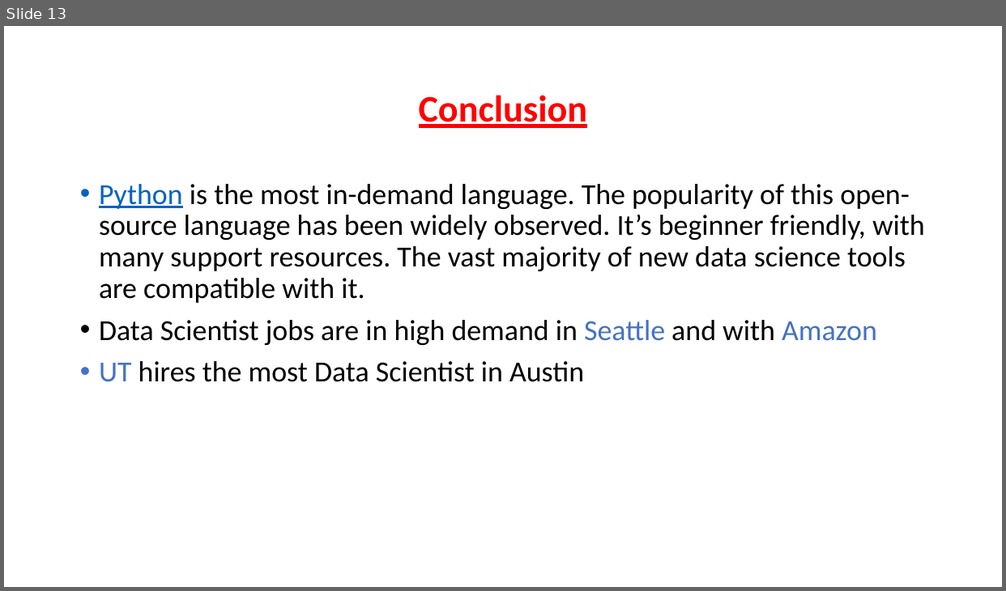
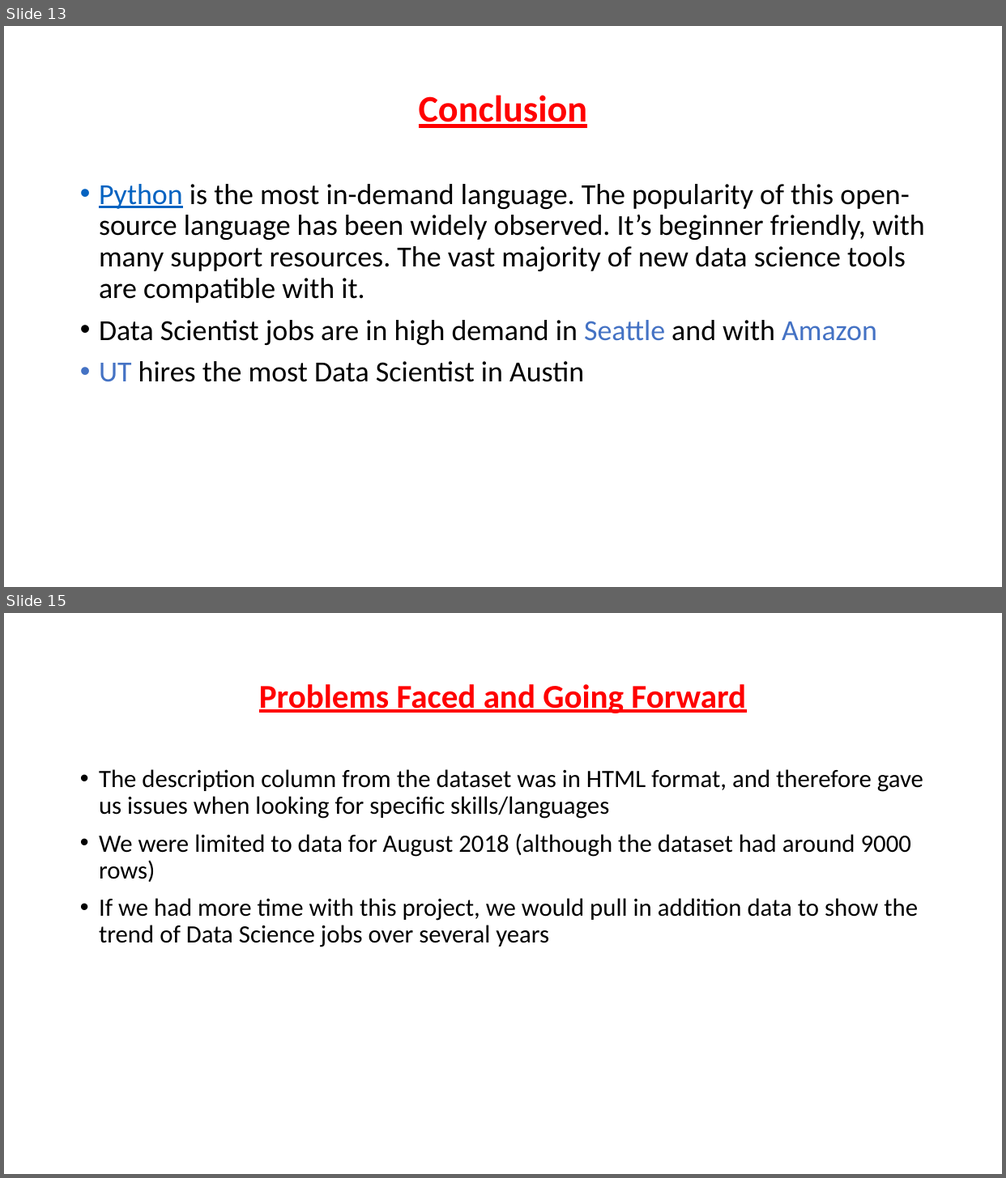
Before and after one commit to tjgrafft/DataScienceJobs_Project, a slide deck: presentation/Presentation.pptx. Shown one above the other, each under a label of ours: slide 13 before the commit, slides 13 and 15 after it; the slides between them are not shown. The pictures are 1006x591 and 1006x1178 pixels, drawn with LibreOffice and Linux fonts; fonts in the diff are those of the drawing. Boxes give left, top, right and bottom in pixels: in the first picture for what was removed or moved away, otherwise in the second. Text is boxed around its words. In the diff, an @@ line names an element or a change of style, - is before the commit and + after.

```diff
--- a/presentation/Presentation.pptx
+++ b/presentation/Presentation.pptx
@@ slide 15 added at <box>4,613,1002,1174</box>, background #FFFFFF @@
@@ title added at <box>259,684,746,713</box>, 32 pt, text #FF0000, bold, underline @@
+Problems Faced and Going Forward
@@ text added at <box>99,769,923,948</box>, 24 pt, text #000000 @@
+• The description column from the dataset was in HTML format, and therefore gave us issues when looking for specific skills/languages
+• We were limited to data for August 2018 (although the dataset had around 9000 rows)
+• If we had more time with this project, we would pull in addition data to show the trend of Data Science jobs over several years
```
Also in this commit, not shown: 2 slides changed.
